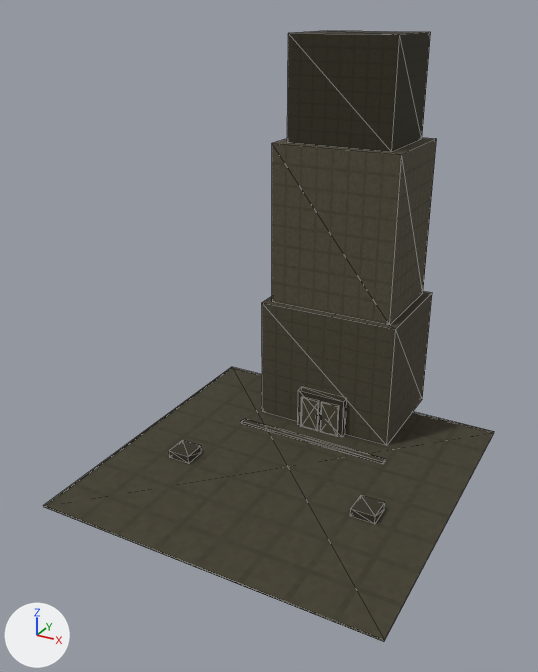
The glTF model assets/models/tower_plaza.glb, before and after one commit.
Camera for both pictures: a 50 mm lens placed at (17.4, -33.9, 25.2), pointed at (-0.7, -1.0, 8.8). Every picture has the same lights, and +X, +Y and +Z are marked at lower left. The first picture is the older version. Mesh edges are drawn as thin lines. Vertices at exactly the same position are counted once.

Script lines for the objects in view, before the commit:
```python
me_tower_plaza = bpy.data.meshes.new('tower_plaza')
me_tower_plaza.from_pydata(...)  # 96 vertices, 144 faces; spans x -10.0..10.0, y -10.0..12.0, z -0.1..24.0
me_tower_plaza.materials.append(mat_tower_plaza_mat)
ob_tower_plaza = bpy.data.objects.new('tower_plaza', me_tower_plaza)
ob_tower_plaza.location = (0.0, 0.0, 0.0)
```
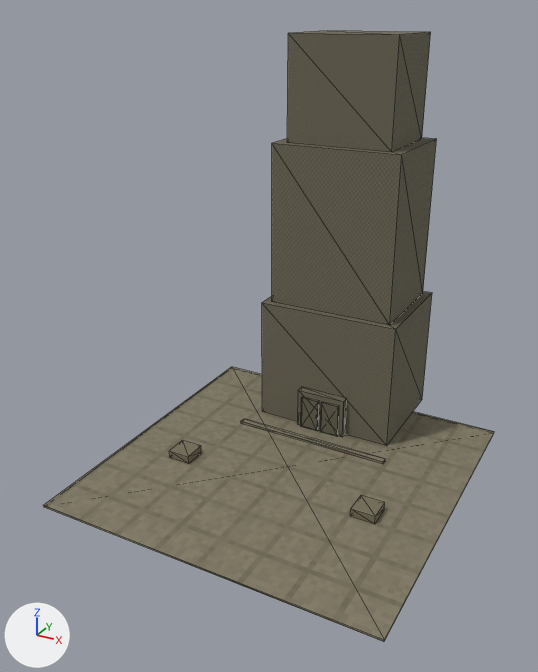
The change, as a list of edits to the scene's bpy script:
```text
Change me_tower_plaza:
    where me_tower_plaza.from_pydata(...)  # 96 vertices, 144 faces; spans x -10.0..10.0, y -10.0..12.0, z -0.1..24.0
    used by ob_tower_plaza; location = (0.0, 0.0, 0.0)
    me_tower_plaza part 1: the loose piece of 8 vertices spanning x -4.5..4.5, y 5.0..12.0, z 0.0..8.0 is scaled about its middle by (0.156, 0.2, 0.0625), then moved by (-6.0, -10.5, -3.8)
    me_tower_plaza part 2: the loose piece of 8 vertices spanning x -4.0..4.0, y 5.4..11.6, z 8.0..18.0 is scaled about its middle by (0.175, 0.226, 0.05), then moved by (6.0, -10.5, -12.8)
    me_tower_plaza part 3: the loose piece of 8 vertices spanning x -3.2..3.2, y 5.9..11.1, z 18.0..24.0 is scaled about its middle by (1.38, 1.35, 1.33), then moved by (0.0, 0.0, -17.0)
    me_tower_plaza part 4: the loose piece of 8 vertices spanning x -1.6..1.6, y 4.6..5.1, z 0.0..2.6 is scaled about its middle by (2.5, 12.4, 3.85), then moved by (0.0, 3.7, 11.7)
    me_tower_plaza part 5: the loose piece of 8 vertices spanning x -1.3..-0.1, y 4.5..4.6, z 0.0..2.2 is scaled about its middle by (5.42, 43.3, 2.73), then moved by (0.7, 4.0, 19.9)
    me_tower_plaza part 6: the loose piece of 8 vertices spanning x 0.1..1.3, y 4.5..4.6, z 0.0..2.2 is scaled about its middle by (2.67, 4.17, 1.18), then moved by (-0.7, 0.3, 0.2)
    me_tower_plaza part 7: the loose piece of 8 vertices spanning x -0.2..-0.1, y 4.4..4.5, z 1.0..1.2 is scaled about its middle by (15, 1.5, 8.8), then moved by (-0.5, 0.1, 0.0)
    me_tower_plaza part 8: the loose piece of 8 vertices spanning x 0.1..0.2, y 4.4..4.5, z 1.0..1.2 is scaled about its middle by (15, 1.5, 8.8), then moved by (0.5, 0.1, 0.0)
    me_tower_plaza part 9: the loose piece of 8 vertices spanning x -6.7..-5.3, y -2.7..-1.3, z 0.0..0.5 is scaled about its middle by (0.0571, 0.0571, 0.5), then moved by (5.9, 6.4, 0.9)
    me_tower_plaza part 10: the loose piece of 8 vertices spanning x 5.3..6.7, y -2.7..-1.3, z 0.0..0.5 is scaled about its middle by (0.0571, 0.0571, 0.5), then moved by (-5.9, 6.4, 0.9)
    me_tower_plaza part 11: 72 faces centred in x -10.0..10.0, y -10.0..12.0, z -0.1..18.0 are repainted in the vertex colours; the middle colour goes from grey #959287 to white #f3f1ea
    me_tower_plaza part 12: 48 faces centred in x -6.7..6.7, y -2.7..11.1, z 0.0..24.0 are repainted in the vertex colours; the middle colour goes from dark grey #6d6a5d to white #f2f1ed
    me_tower_plaza part 13: 24 faces centred in x -0.2..0.2, y 4.4..4.5, z 1.0..1.2 are repainted in the vertex colours; the middle colour goes from light grey #e1e1e1 to white #e5e2da
```

Changed parts and their boxes [x1, y1, x2, y2] in the pictures (538 x 672 px; the box of a moved part takes in the faces that stretch with it):
'tower_plaza', reshaped, recoloured (lighter)
    both: [44, 31, 494, 642]
part 1 of me_tower_plaza, moved or reshaped
    before: [262, 291, 432, 446]
    after: [169, 440, 201, 464]
part 2 of me_tower_plaza, moved or reshaped
    before: [272, 138, 436, 325]
    after: [350, 495, 385, 524]
part 3 of me_tower_plaza, moved or reshaped
    before: [287, 31, 431, 152]
    after: [262, 291, 432, 446]
part 4 of me_tower_plaza, moved or reshaped
    before: [298, 388, 346, 437]
    after: [272, 138, 436, 325]
part 5 of me_tower_plaza, moved or reshaped
    before: [301, 397, 319, 431]
    after: [287, 31, 431, 152]
part 6 of me_tower_plaza, moved or reshaped
    before: [320, 402, 339, 437]
    after: [298, 388, 346, 437]
part 7 of me_tower_plaza, moved or reshaped (not visible before)
    after: [301, 397, 319, 431]
part 8 of me_tower_plaza, moved or reshaped (not visible before)
    after: [320, 402, 339, 437]
part 9 of me_tower_plaza, moved or reshaped (not visible afterwards)
    before: [169, 440, 201, 464]
part 10 of me_tower_plaza, moved or reshaped (not visible afterwards)
    before: [350, 495, 385, 524]
part 11 of me_tower_plaza, recoloured (lighter)
    before: [44, 138, 494, 642]
    after: [44, 31, 494, 642]
part 12 of me_tower_plaza, recoloured
    before: [169, 31, 431, 524]
    after: [262, 138, 436, 446]
part 13 of me_tower_plaza, recoloured
    before: [316, 415, 322, 420]
    after: [301, 397, 339, 437]
